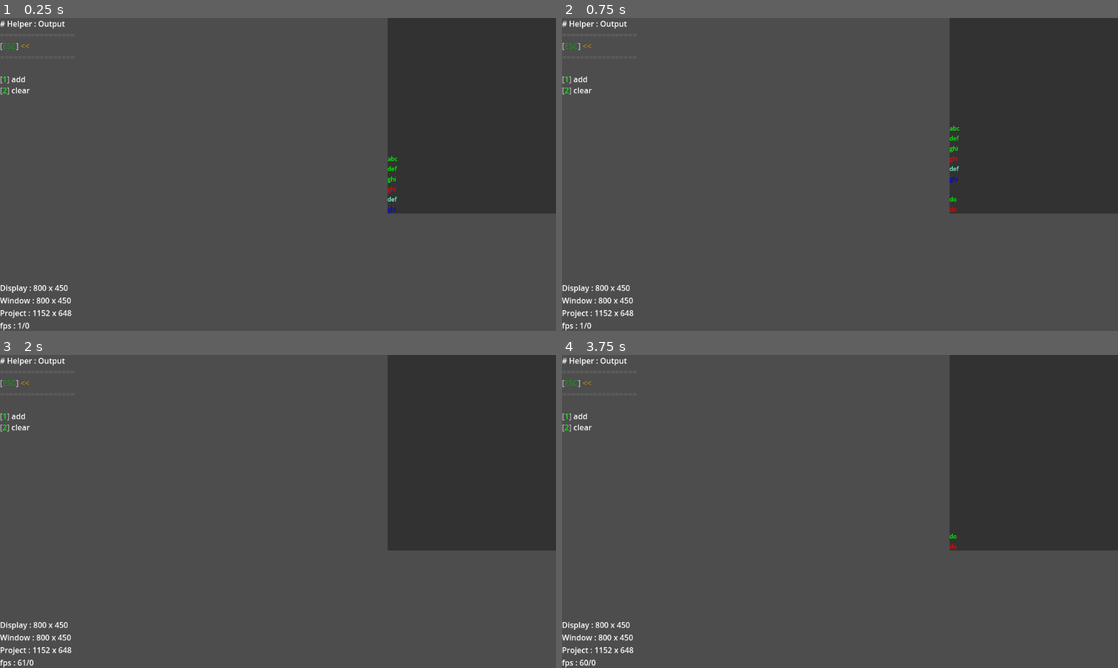
Above: before the commit, frames 1-4 (two rows, left to right).
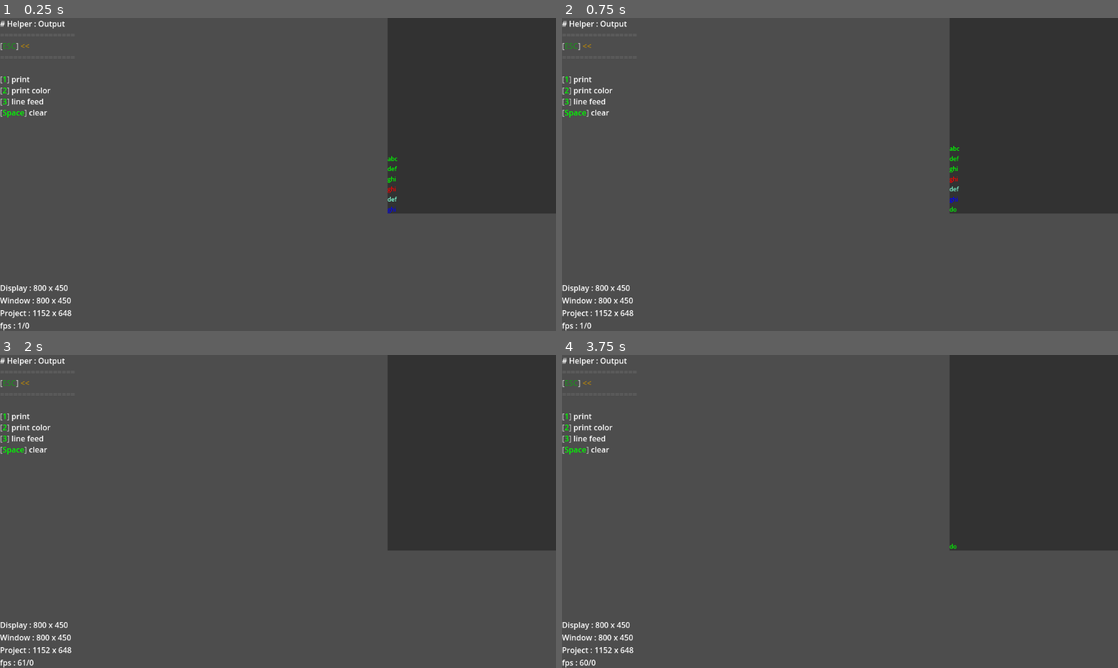
Above: after the commit, the same moments.

Repository: R2Road/godot_play_tool
Game: Godot game, scene res://test_helper/test_helper___output.tscn
Same seed, same stepped clock (60 frames per second), same inputs: the game is played once before the commit and once after it. This scene is started directly instead of the project's main scene.
Inputs (mouse positions are in pixels of both pictures, inside the frame that each line leads up to):
- Up to frame 1 (0.25 s): no input
- Up to frame 2 (0.75 s): tap Enter at 0.5 s; move the mouse to (962, 158) at 0.52 s; hold D from 0.53 s (still down); tap 1 at 0.6 s; click (962, 158) at 0.67 s
- Up to frame 3 (2 s): tap Space at 0.77, 1.07 s; tap 2 at 0.8 s; release D at 1.25 s; drag from (166, 527) to (250, 574) at 1.27 s
- Up to frame 4 (3.75 s): tap Space at 2, 2.3, 3.5 s; move the mouse to (895, 442) at 2.02 s; hold D 2.03-2.75 s; tap 3 at 2.1 s; tap Enter at 2.75 s; drag from (812, 574) to (673, 464) at 2.77 s; move the mouse to (1006, 558) at 3.52 s; hold A from 3.53 s (still down); tap 1 at 3.6 s

The runs differ from the first frame. In frame 1, 0.3% of the frame differs, in the area x 0-10%, y 18-32%; in frame 2, 0.4%, in the area x 0-72%, y 18-62%; in frame 3, 0.3%; in frame 4, 0.3%.
Error in both runs: Assertion failed. (res://addons/godot_play_tool/gdpt_global.gd:71)

Commit message:
update test

Diff:
--- a/project/test_helper/test_helper___output.gd
+++ b/project/test_helper/test_helper___output.gd
@@ -24,8 +24,10 @@
 	pam.add_back( Key.KEY_ESCAPE )
 	pam.add_split()
 	pam.add_lf()
-	pam.add_action( "add", Key.KEY_1, do_add )
-	pam.add_action( "clear", Key.KEY_2, do_clear )
+	pam.add_action( "print", Key.KEY_1, do_print )
+	pam.add_action( "print color", Key.KEY_2, do_print_color )
+	pam.add_action( "line feed", Key.KEY_3, do_lf )
+	pam.add_action( "clear", Key.KEY_SPACE, do_clear )
 	build_summary( eSceneType.TEST )
 
 	#
@@ -41,11 +43,14 @@
 
 
 ### Interface ####################################################
-func do_add()->void:
-	helper_output.lf()
+func do_print()->void:
 	helper_output.print( "do" )
+
+func do_print_color()->void:
 	helper_output.print_color( "do", Color.RED )
 
+func do_lf()->void:
+	helper_output.lf()
 
 func do_clear()->void:
 	helper_output.clear()
